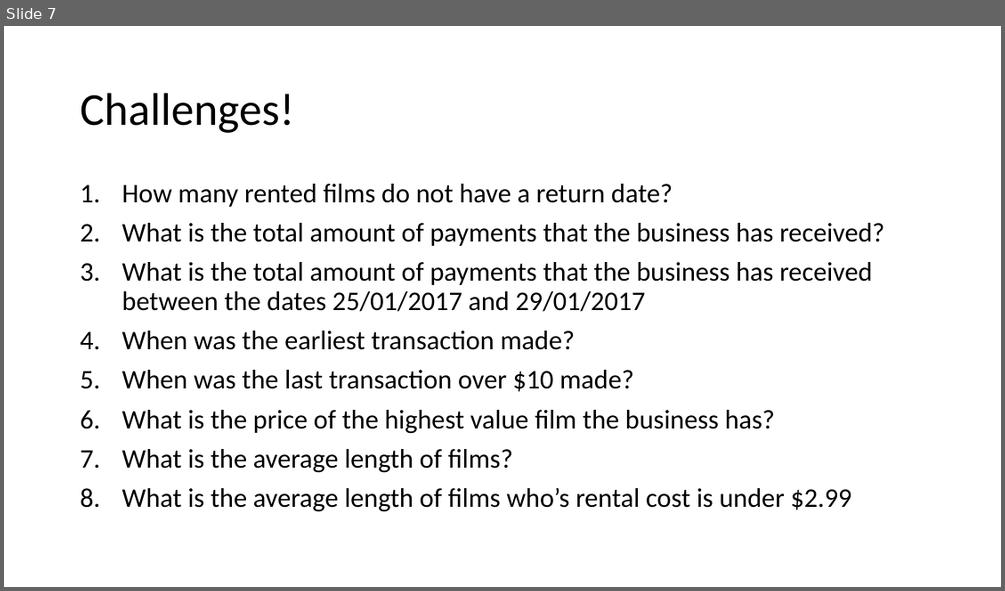
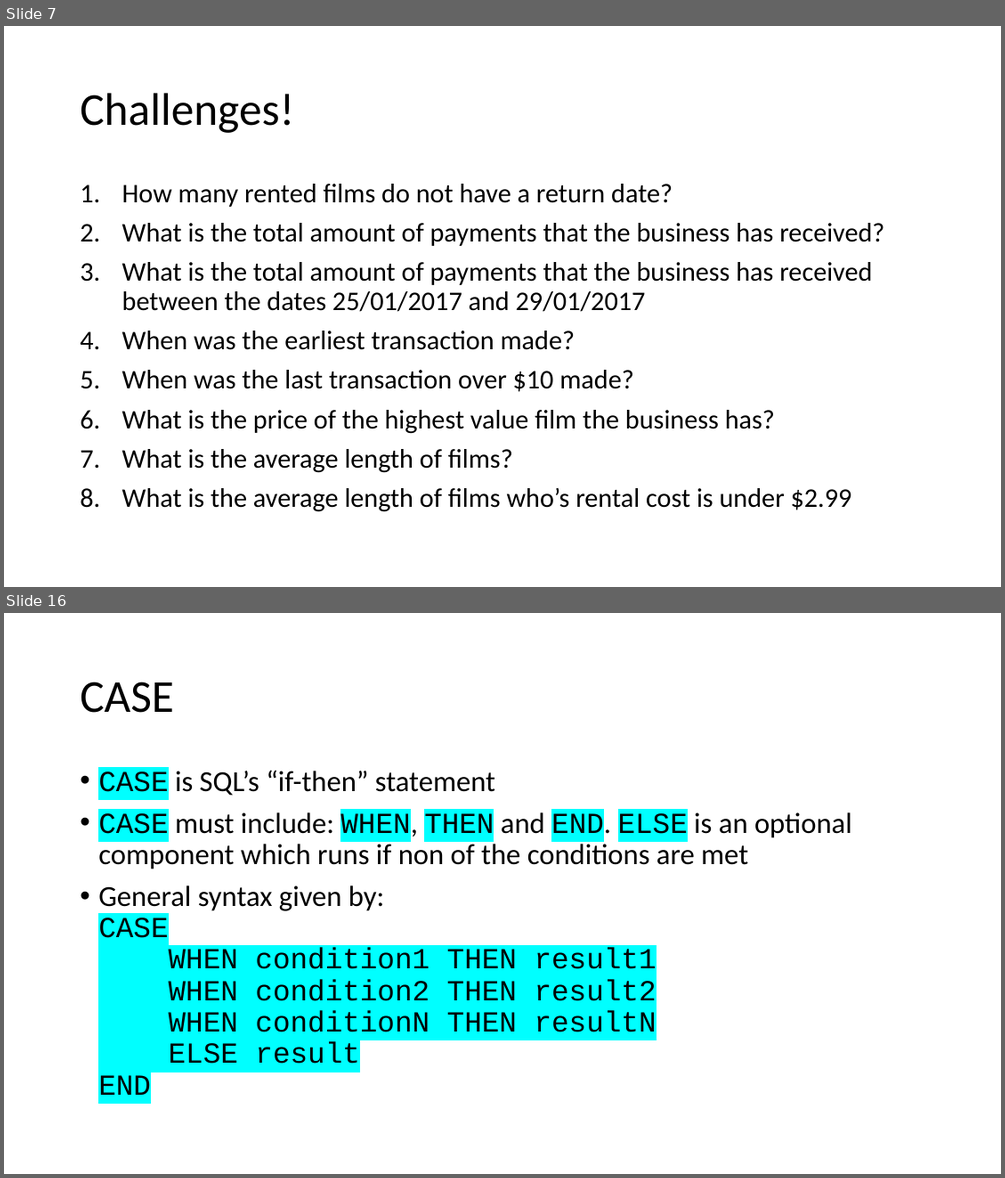
Before and after one commit to TataAndBigData/Practical-ML-DS, a slide deck: Chapter 2. Python for Data Scientists/Module 2. SQL/2. SQL Aggregations.pptx. Shown one above the other, each under a label of ours: slide 7 before the commit, slides 7 and 16 after it; the slides between them are not shown. The pictures are 1005x591 and 1005x1178 pixels, drawn with LibreOffice and Linux fonts; fonts in the diff are those of the drawing. Boxes give left, top, right and bottom in pixels: in the first picture for what was removed or moved away, otherwise in the second. Text is boxed around its words. In the diff, an @@ line names an element or a change of style, - is before the commit and + after.

```diff
--- a/Chapter 2. Python for Data Scientists/Module 2. SQL/2. SQL Aggregations.pptx
+++ b/Chapter 2. Python for Data Scientists/Module 2. SQL/2. SQL Aggregations.pptx
@@ slide 16 added at [4,613,1001,1174], background #FFFFFF @@
@@ title added at [80,682,174,713], 44 pt, text #000000 @@
+CASE
@@ text added at [98,770,852,1094], 28 pt, text #000000 @@
+• CASE is SQL’s “if-then” statement
+• CASE must include: WHEN, THEN and END. ELSE is an optional component which runs if non of the conditions are met
+• General syntax given by:
+  CASE
+  WHEN condition1 THEN result1
+  WHEN condition2 THEN result2
+  WHEN conditionN THEN resultN
+  ELSE result
+  END
```
Also in this commit, not shown: 1 slide changed, 9 other slides added, 1 slide removed.
